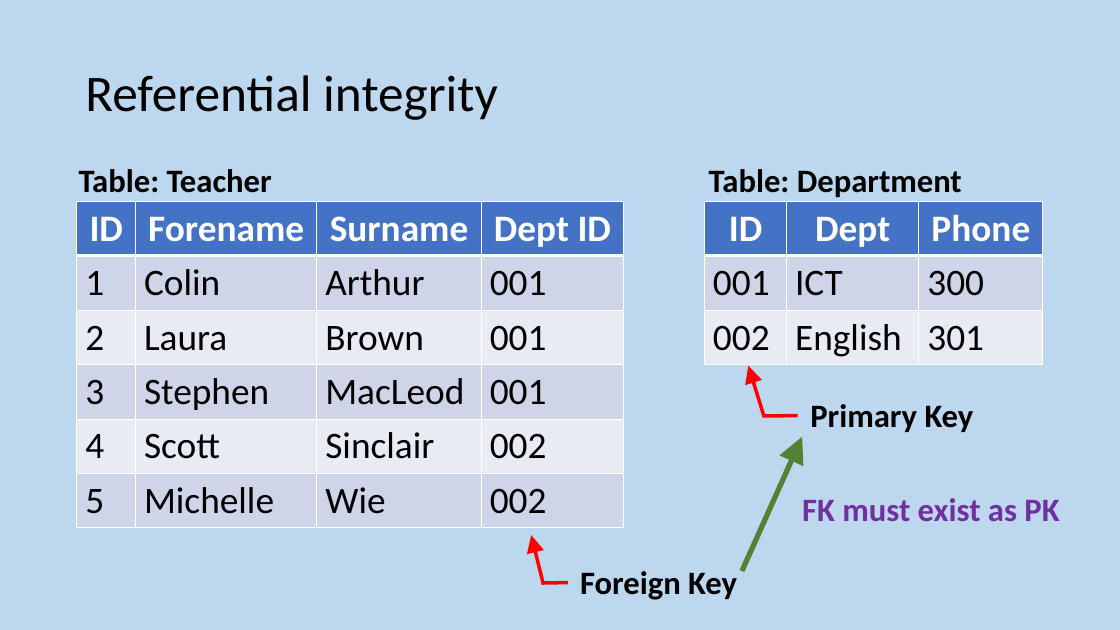
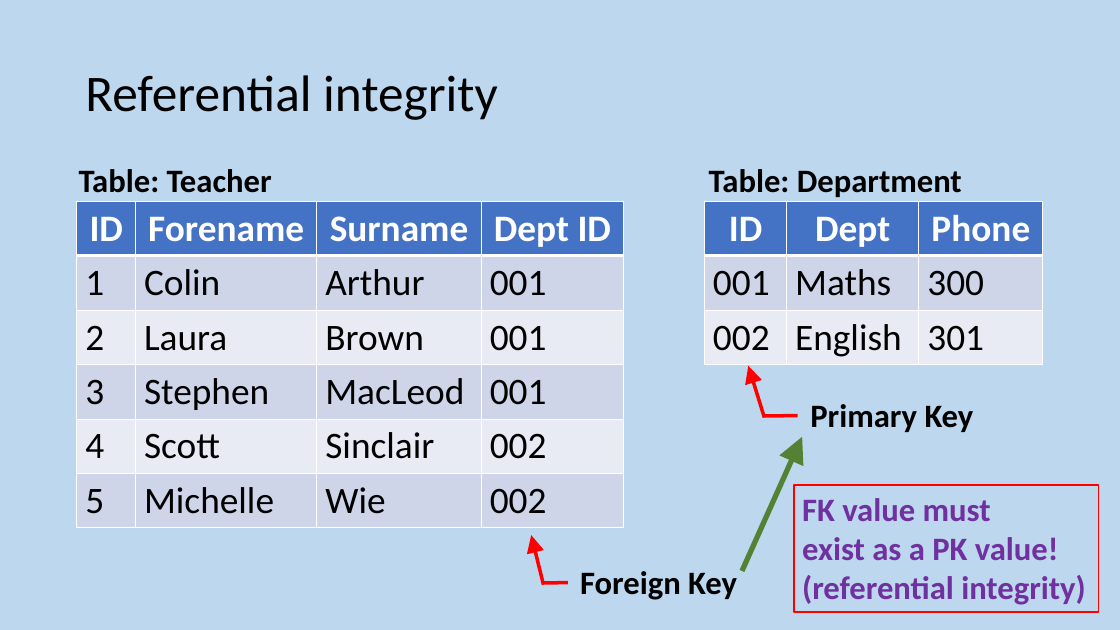
Before and after one commit to MrFriendCS/MrFriendCS.github.io, a slide deck: slide 183 of n5-cs/ddd/N5 CS DDD Slides.pptx. Drawn at 1120x630 pixels with LibreOffice and Linux fonts; fonts in the diff are those of the drawing. Boxes give left, top, right and bottom in pixels: in the first picture for what was removed or moved away, otherwise in the second. Text is boxed around its words. In the diff, an @@ line names an element or a change of style, - is before the commit and + after.

```diff
--- a/n5-cs/ddd/N5 CS DDD Slides.pptx
+++ b/n5-cs/ddd/N5 CS DDD Slides.pptx
@@ table at (705, 202, 1044, 365) @@
-row 2, column 2: ICT
+row 2, column 2: Maths
@@ rectangle "FK value must": place and size @@
-rectangle "FK value must" at (802, 498, 1059, 521)
+rectangle "FK value must" at (794, 485, 1099, 612)
@@ rectangle "FK value must" at (794, 485, 1099, 612): outline none to #FF0000 1.5 pt @@
@@ text in rectangle at (802, 498, 1086, 605): text changed @@
-FK must exist as PK
+FK value must
+exist as a PK value!
+(referential integrity)
```
Also in this commit, not shown: 4 other slides changed, 1 other file.
